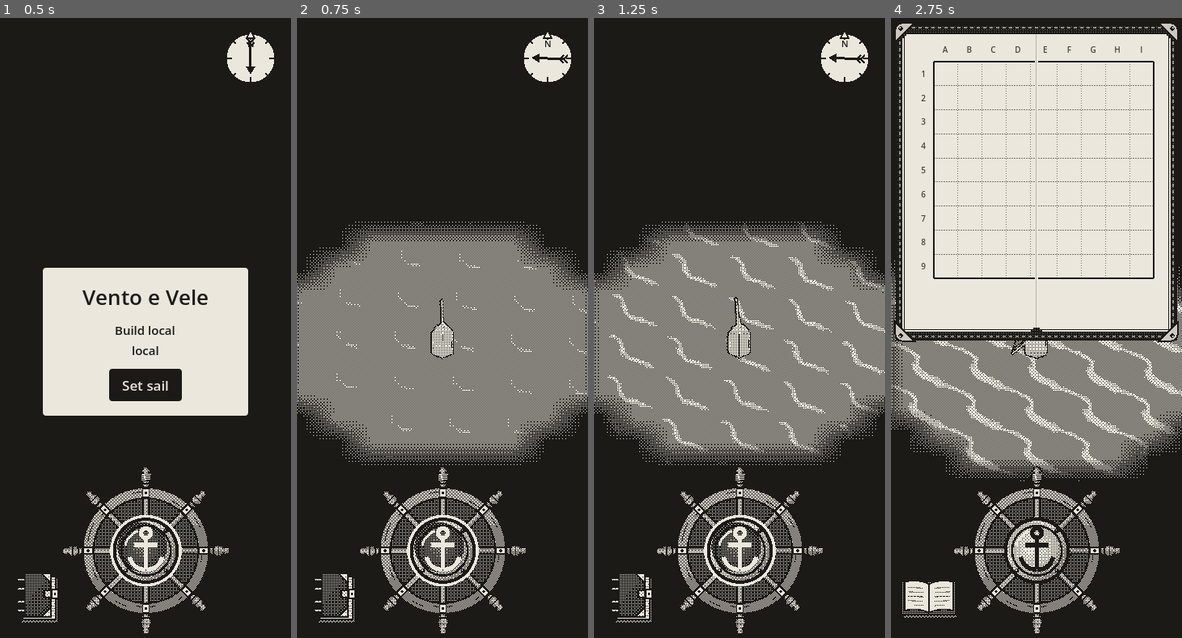
Above: before the commit, frames 1-4 (left to right).
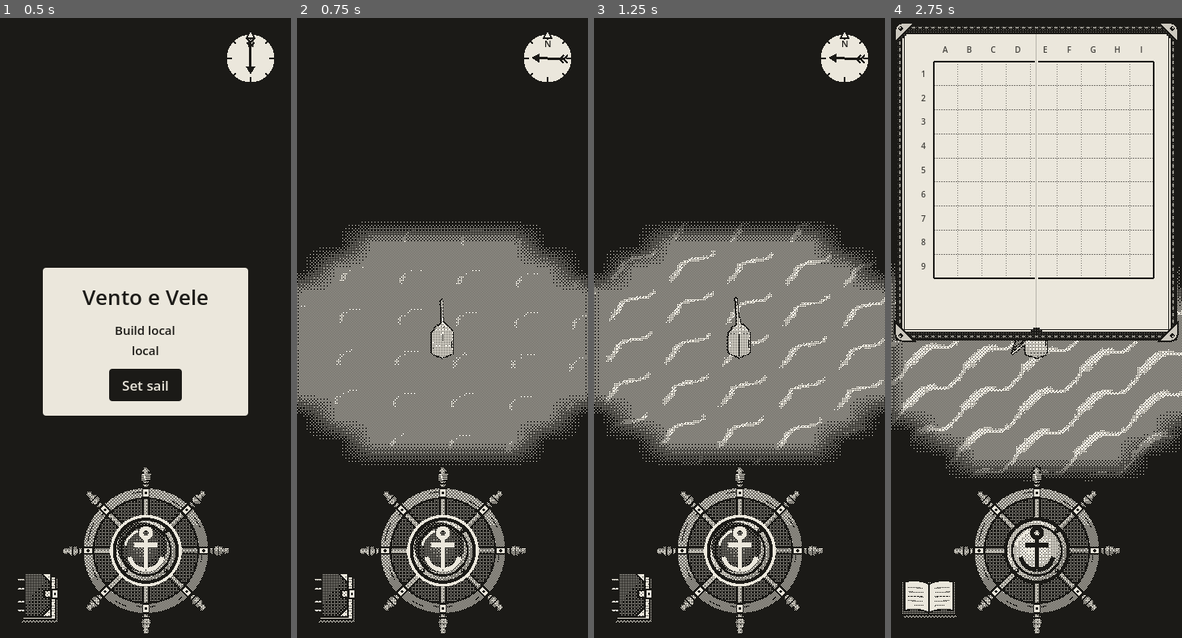
Above: after the commit, the same moments.

Repository: EnricoLabarile/Sail
Game: Godot game, scene res://Assets/Scenes/Overworld.tscn
The game is run twice, just before and just after one commit, with the same random seed, the same clock (stepped at 60 frames per second) and the same inputs.
Inputs (mouse positions are in pixels of both pictures, inside the frame that each line leads up to):
- Up to frame 1 (0.5 s): no input
- Up to frame 2 (0.75 s): click "Set sail" at 0.5 s
- Up to frame 3 (1.25 s): no input
- Up to frame 4 (2.75 s): tap Enter (ui_accept) at 1.25 s; drag from (1036, 545) to (1065, 197) at 1.27 s; drag from (928, 600) to (1021, 470) at 2.02 s

Frame 1 is identical in both runs. In frame 2, 0.2% of the frame differs, in the area x 0-100%, y 32-71%; in frame 3, 1.6%; in frame 4, 1.9%, in the area x 0-100%, y 39-75%.

Commit message:
Sea texture: the drawing points right, the way the wind blows (texture_turn_deg 90)
Co-Authored-By: Claude Opus 5.5 <noreply@anthropic.com>
Claude-Session: https://claude.ai/code/session_0154zeqDuhZHz7ZXLE21BuMs

Diff:
--- a/Assets/Landscape/world/sea.gd
+++ b/Assets/Landscape/world/sea.gd
@@ -8,8 +8,10 @@
 
 # The sea texture follows the wind (Wind.from_deg), a little late.
 @export var follow_time := 1.0        # seconds: how late the texture turns after the wind
-@export var texture_turn_deg := 0.0   # extra turn, if the drawing should face another way (the wind comes from
-                                      # the TOP of the drawing when this is 0)
+# The drawing points to its RIGHT: that's the way the wind blows in it. With the wind blowing toward the east
+# (coming from the west, Wind.from_deg = 270) the drawing isn't turned at all; for any other wind it's turned by
+# the difference. That's what the 90 below does: 270 + 90 = 360 = no turn.
+@export var texture_turn_deg := 90.0  # change it only if the drawing should point another way (0 = toward the bottom)
 
 var texture_angle := 0.0              # where the texture is turned now (radians, clockwise from north)
 var texture_offset := Vector2.ZERO    # a shift that keeps the water under the boat still while it turns
Not shown, changed: CLAUDE.md
